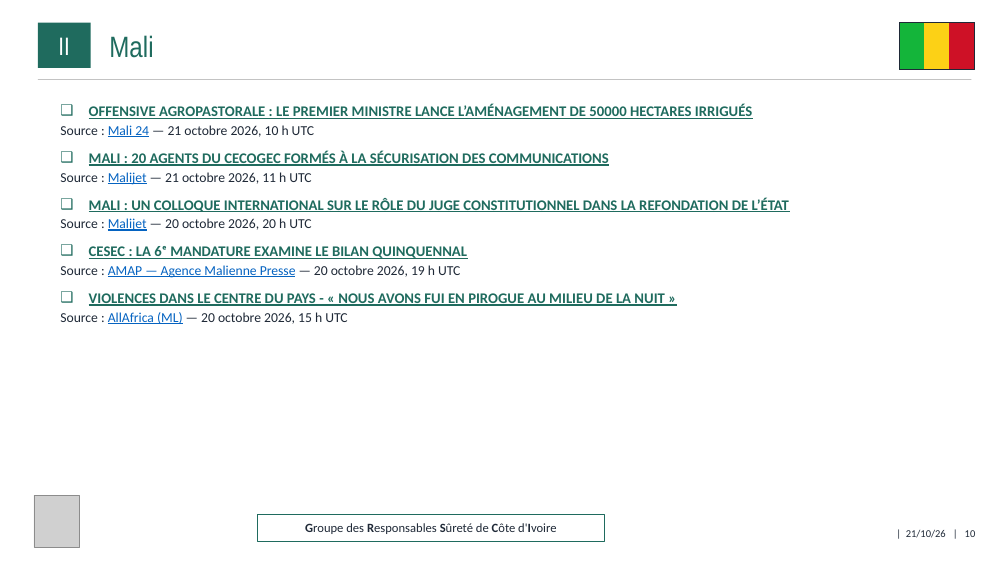
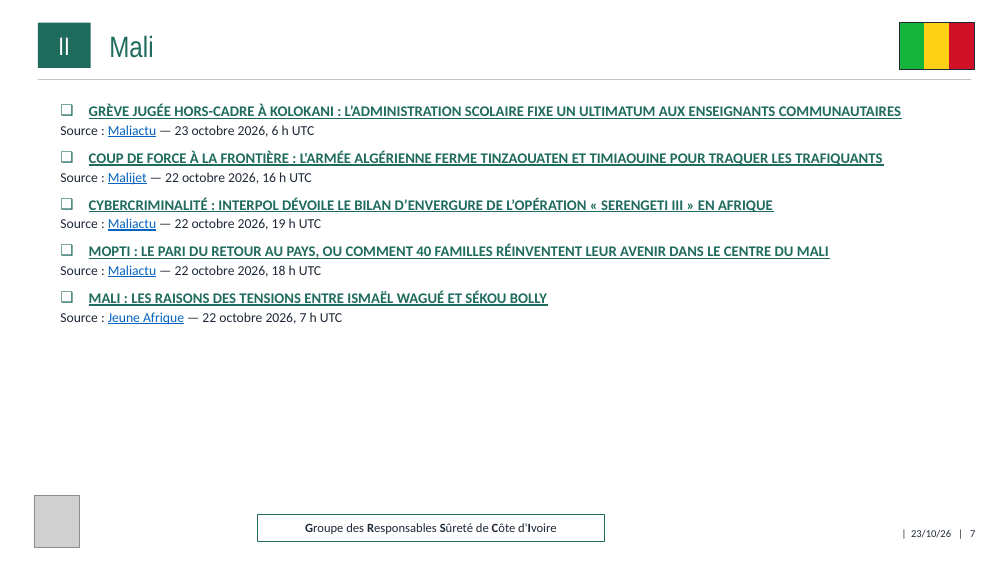
Before and after one commit to ytl1-ops/SentiqS, a slide deck: slide 7 of web/rapports/GRSCI/2026-10.pptx (slide 10 before the commit). Drawn at 1008x567 pixels with LibreOffice and Linux fonts; fonts in the diff are those of the drawing; grey boxes stand for pictures. Boxes give left, top, right and bottom in pixels: in the first picture for what was removed or moved away, otherwise in the second. Text is boxed around its words. In the diff, an @@ line names an element or a change of style, - is before the commit and + after.

```diff
--- a/web/rapports/GRSCI/2026-10.pptx
+++ b/web/rapports/GRSCI/2026-10.pptx
@@ text at (x1=60, y1=104, x2=901, y2=325): text changed @@
-❑ OFFENSIVE AGROPASTORALE : LE PREMIER MINISTRE LANCE L’AMÉNAGEMENT DE 50000 HECTARES IRRIGUÉS
-  ▪ Source : Mali 24 — 21 octobre 2026, 10 h UTC
-❑ MALI : 20 AGENTS DU CECOGEC FORMÉS À LA SÉCURISATION DES COMMUNICATIONS
-  ▪ Source : Malijet — 21 octobre 2026, 11 h UTC
-❑ MALI : UN COLLOQUE INTERNATIONAL SUR LE RÔLE DU JUGE CONSTITUTIONNEL DANS LA REFONDATION DE L’ÉTAT
-  ▪ Source : Malijet — 20 octobre 2026, 20 h UTC
-❑ CESEC : LA 6ᵉ MANDATURE EXAMINE LE BILAN QUINQUENNAL
-  ▪ Source : AMAP — Agence Malienne Presse — 20 octobre 2026, 19 h UTC
-❑ VIOLENCES DANS LE CENTRE DU PAYS - « NOUS AVONS FUI EN PIROGUE AU MILIEU DE LA NUIT »
-  ▪ Source : AllAfrica (ML) — 20 octobre 2026, 15 h UTC
+❑ GRÈVE JUGÉE HORS-CADRE À KOLOKANI : L’ADMINISTRATION SCOLAIRE FIXE UN ULTIMATUM AUX ENSEIGNANTS COMMUNAUTAIRES
+  ▪ Source : Maliactu — 23 octobre 2026, 6 h UTC
+❑ COUP DE FORCE À LA FRONTIÈRE : L'ARMÉE ALGÉRIENNE FERME TINZAOUATEN ET TIMIAOUINE POUR TRAQUER LES TRAFIQUANTS
+  ▪ Source : Malijet — 22 octobre 2026, 16 h UTC
+❑ CYBERCRIMINALITÉ : INTERPOL DÉVOILE LE BILAN D’ENVERGURE DE L’OPÉRATION « SERENGETI III » EN AFRIQUE
+  ▪ Source : Maliactu — 22 octobre 2026, 19 h UTC
+❑ MOPTI : LE PARI DU RETOUR AU PAYS, OU COMMENT 40 FAMILLES RÉINVENTENT LEUR AVENIR DANS LE CENTRE DU MALI
+  ▪ Source : Maliactu — 22 octobre 2026, 18 h UTC
+❑ MALI : LES RAISONS DES TENSIONS ENTRE ISMAËL WAGUÉ ET SÉKOU BOLLY
+  ▪ Source : Jeune Afrique — 22 octobre 2026, 7 h UTC
@@ text at (x1=911, y1=530, x2=975, y2=538): text changed @@
-| 21/10/26 | 10
+| 23/10/26 | 7
```
Also in this commit, not shown: 15 other slides changed, 4 slides removed, 6 other files.
